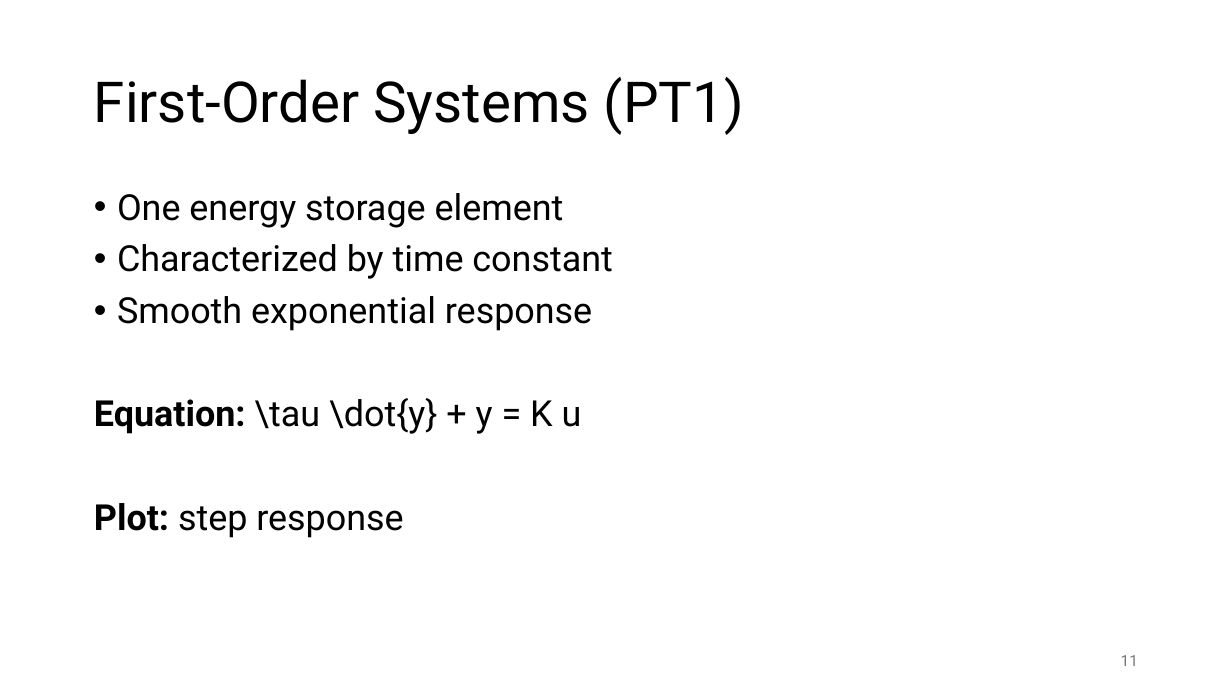
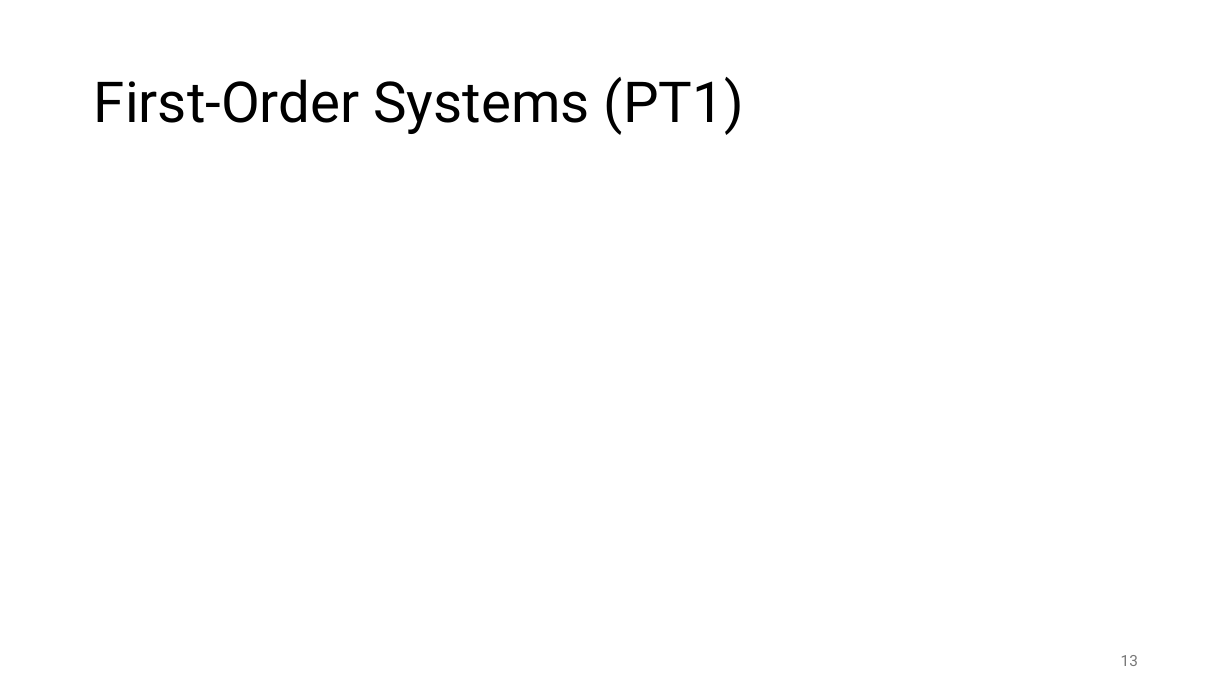
Before and after one commit to FelixWick/control_engineering, a slide deck: slide 13 of slides/1_systems.pptx (slide 11 before the commit). Drawn at 1232x693 pixels with LibreOffice and Linux fonts; fonts in the diff are those of the drawing; grey boxes stand for pictures. Boxes give left, top, right and bottom in pixels: in the first picture for what was removed or moved away, otherwise in the second. Text is boxed around its words. In the diff, an @@ line names an element or a change of style, - is before the commit and + after.

Commit message:
some systems slides

```diff
--- a/slides/1_systems.pptx
+++ b/slides/1_systems.pptx
@@ text removed at [94, 193, 612, 538] @@
-• One energy storage element
-• Characterized by time constant
-• Smooth exponential response
-Equation: \tau \dot{y} + y = K u
-Plot: step response
@@ page number at [1121, 655, 1138, 666]: text changed @@
-11
+13
```
Also in this commit, not shown: 7 other slides changed, 3 slides added, 1 slide removed, 8 other files.
